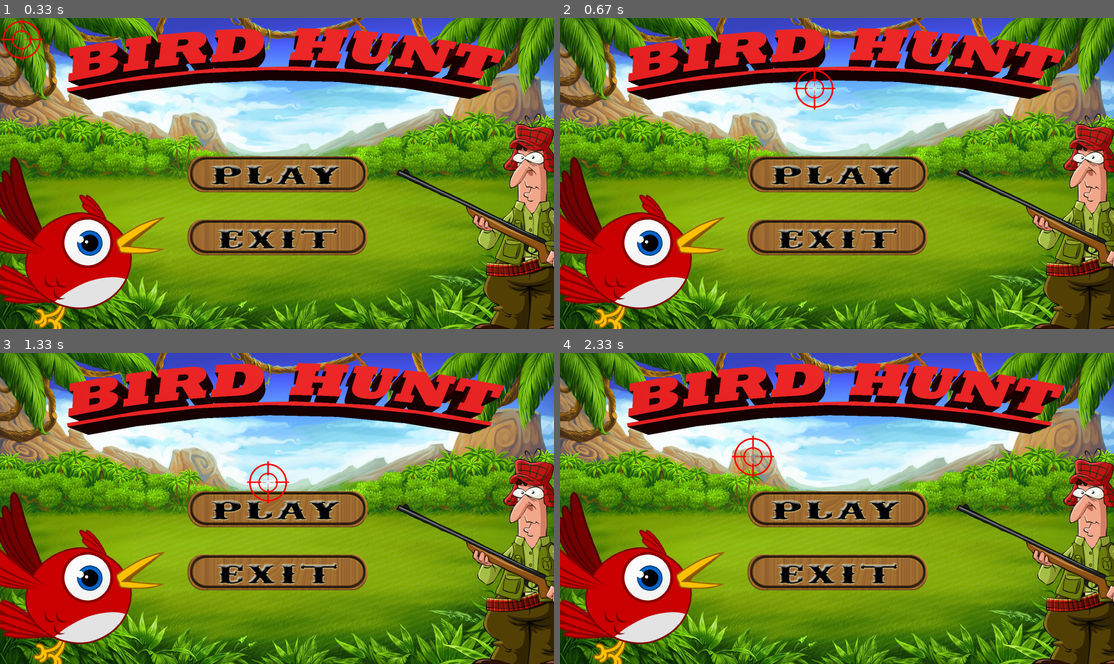
Above: before the commit, frames 1-4 (two rows, left to right).
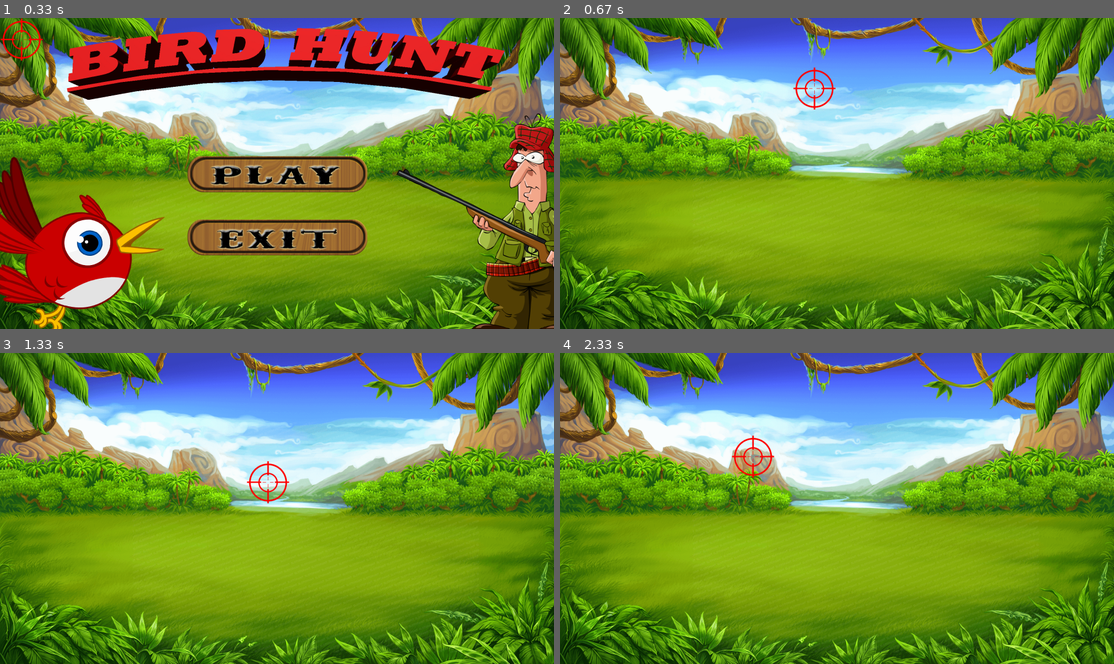
Above: after the commit, the same moments.

Repository: StepanVerzun/project_pygame_bird_hunt
Game: pygame game, started from Game.py
The game is run twice, just before and just after one commit, with the same random seed, the same clock (stepped at 60 frames per second) and the same inputs.
Inputs (mouse positions are in pixels of both pictures, inside the frame that each line leads up to):
- Up to frame 1 (0.33 s): no input
- Up to frame 2 (0.67 s): press the mouse at (837, 173) at 0.37 s; move the mouse to (825, 129) at 0.47 s; release the mouse at (814, 89) at 0.6 s
- Up to frame 3 (1.33 s): hold Esc 0.67-1.13 s; move the mouse to (332, 530) at 0.7 s; press the mouse at (277, 508) at 1.2 s; move the mouse to (265, 483) at 1.3 s
- Up to frame 4 (2.33 s): release the mouse at (820, 455) at 1.43 s; press the mouse at (837, 508) at 1.53 s; move the mouse to (909, 496) at 1.63 s; release the mouse at (981, 480) at 1.77 s; press the mouse at (837, 508) at 1.87 s; move the mouse to (748, 524) at 1.97 s; release the mouse at (654, 539) at 2.1 s; press the mouse at (837, 508) at 2.2 s; move the mouse to (753, 455) at 2.3 s

Frame 1 is identical in both runs. In frame 2, 33% of the frame differs, in the area x 0-100%, y 3-100%; in frame 3, 33%; in frame 4, 33%.

Commit message:
empty game

Diff:
--- a/Game.py
+++ b/Game.py
@@ -22,25 +22,23 @@
 
 def start_screen():
     fon = pygame.transform.scale(load_image('startscreen.jpg'), (1920, 1080))
-    play_sprites = pygame.sprite.Group()
-    exit_sprites = pygame.sprite.Group()
-    cur_sprites = pygame.sprite.Group()
+    start_sprites = pygame.sprite.Group()
     playbut = pygame.sprite.Sprite()
     playbut.image = load_image('play.png')
     playbut.rect = playbut.image.get_rect()
     playbut.rect.x = 650
     playbut.rect.y = 480
-    play_sprites.add(playbut)
+    start_sprites.add(playbut)
     exitbut = pygame.sprite.Sprite()
     exitbut.image = load_image('exit.png')
     exitbut.rect = exitbut.image.get_rect()
     exitbut.rect.x = 650
     exitbut.rect.y = 700
-    exit_sprites.add(exitbut)
+    start_sprites.add(exitbut)
     cur = pygame.sprite.Sprite()
     cur.image = load_image("cross.png")
     cur.rect = cur.image.get_rect()
-    cur_sprites.add(cur)
+    start_sprites.add(cur)
     while True:
         screen.blit(fon, (0, 0))
         for event in pygame.event.get():
@@ -49,12 +47,33 @@
             if event.type == pygame.MOUSEMOTION:
                 cur.rect.center = event.pos
             if event.type == pygame.MOUSEBUTTONDOWN and playbut.rect.collidepoint(event.pos):
-                pass
+                game(event.pos)
             if event.type == pygame.MOUSEBUTTONDOWN and exitbut.rect.collidepoint(event.pos):
                 terminate()
-        play_sprites.draw(screen)
-        exit_sprites.draw(screen)
-        cur_sprites.draw(screen)
+        start_sprites.draw(screen)
+        clock.tick(FPS)
+        pygame.display.flip()
+
+
+def game(pos):
+    fon = pygame.transform.scale(load_image('bg.png'), (1920, 1080))
+    game_sprites = pygame.sprite.Group()
+    cur = pygame.sprite.Sprite()
+    cur.image = load_image("cross.png")
+    cur.rect = cur.image.get_rect()
+    cur.rect.x = pos[0] - 75
+    cur.rect.y = pos[1] - 75
+    game_sprites.add(cur)
+    while True:
+        screen.blit(fon, (0, 0))
+        for event in pygame.event.get():
+            if event.type == pygame.QUIT:
+                terminate()
+            if event.type == pygame.MOUSEMOTION:
+                cur.rect.center = event.pos
+            if event.type == pygame.KEYDOWN and event.key == pygame.K_ESCAPE:
+                start_screen()
+        game_sprites.draw(screen)
         clock.tick(FPS)
         pygame.display.flip()
 
Binary file added: data/bg.png
Binary file added: data/bird-sprite.png
Binary file added: data/menu.png
